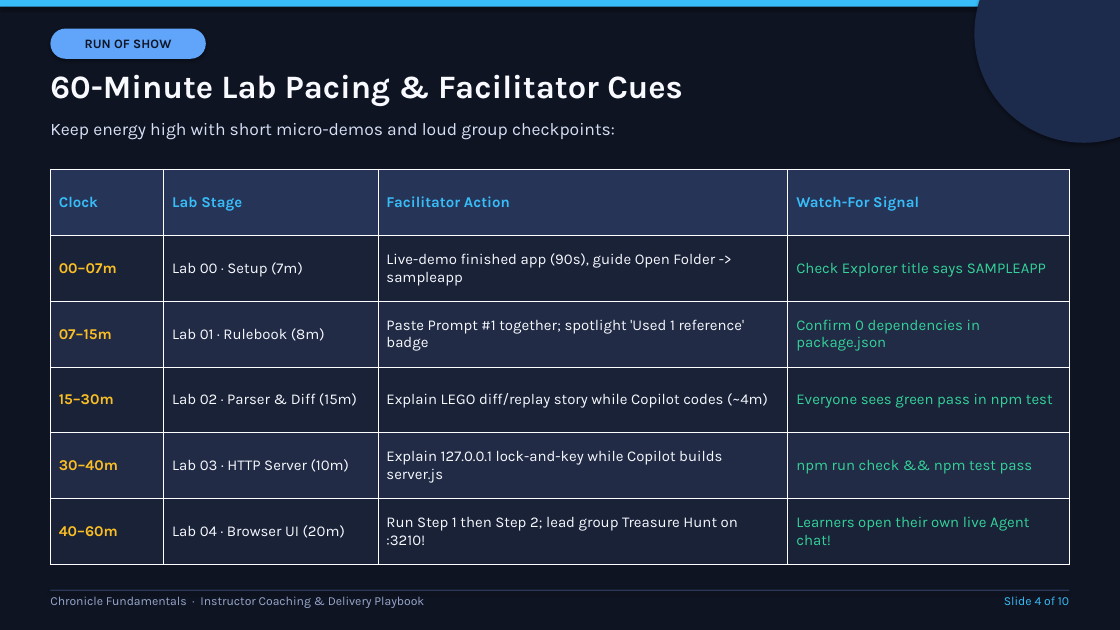
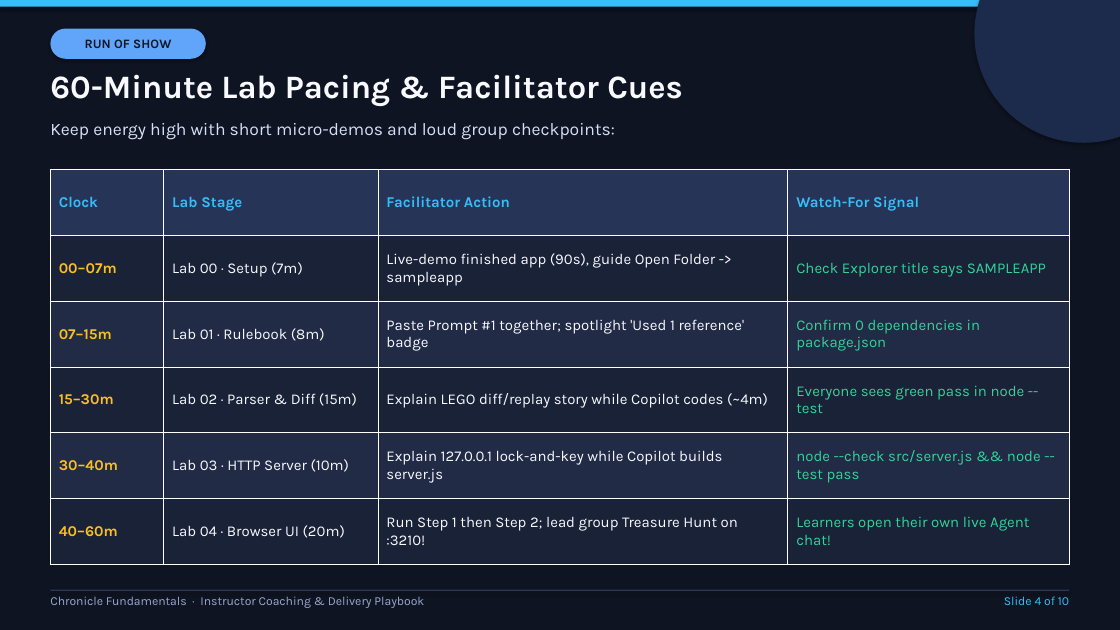
Before and after one commit to adamga/chatexplorer, a slide deck: slide 4 of workshop/Fundamentals/content/Instructor-Delivery-Guide.pptx. Drawn at 1120x630 pixels with LibreOffice and Linux fonts; fonts in the diff are those of the drawing. Boxes give left, top, right and bottom in pixels: in the first picture for what was removed or moved away, otherwise in the second. Text is boxed around its words. In the diff, an @@ line names an element or a change of style, - is before the commit and + after.

```diff
--- a/workshop/Fundamentals/content/Instructor-Delivery-Guide.pptx
+++ b/workshop/Fundamentals/content/Instructor-Delivery-Guide.pptx
@@ table at [50, 170, 1070, 565] @@
-row 4, column 4: Everyone sees green pass in npm test
+row 4, column 4: Everyone sees green pass in node --test
-row 5, column 4: npm run check && npm test pass
+row 5, column 4: node --check src/server.js && node --test pass
```
Also in this commit, not shown: 4 other slides changed, 53 other files.
